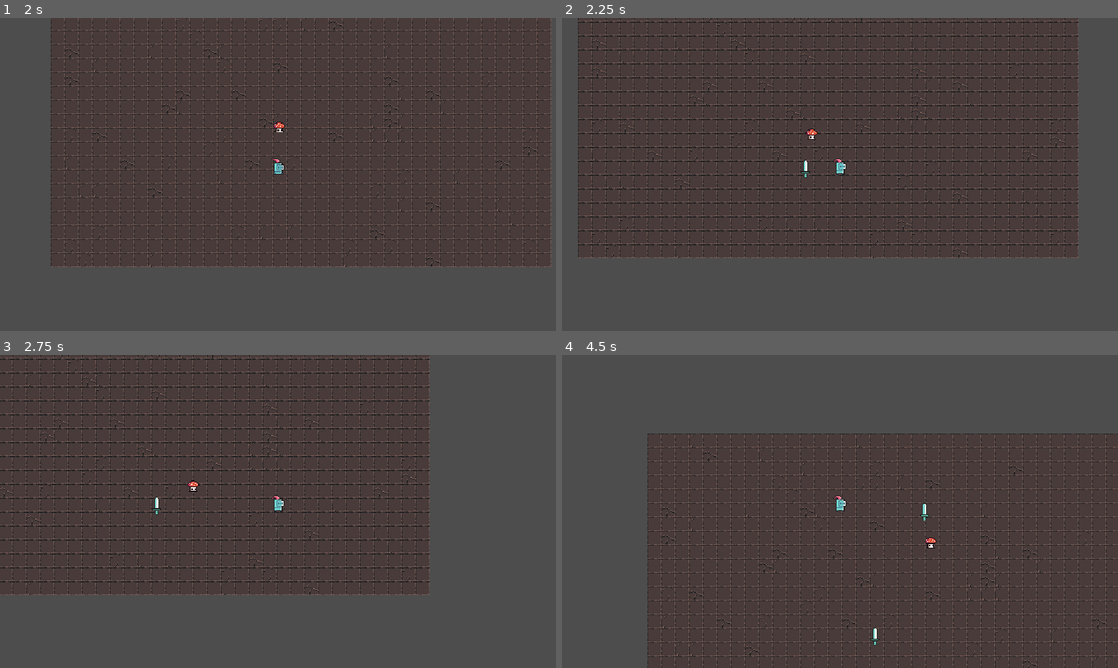
Above: before the commit, frames 1-4 (two rows, left to right).
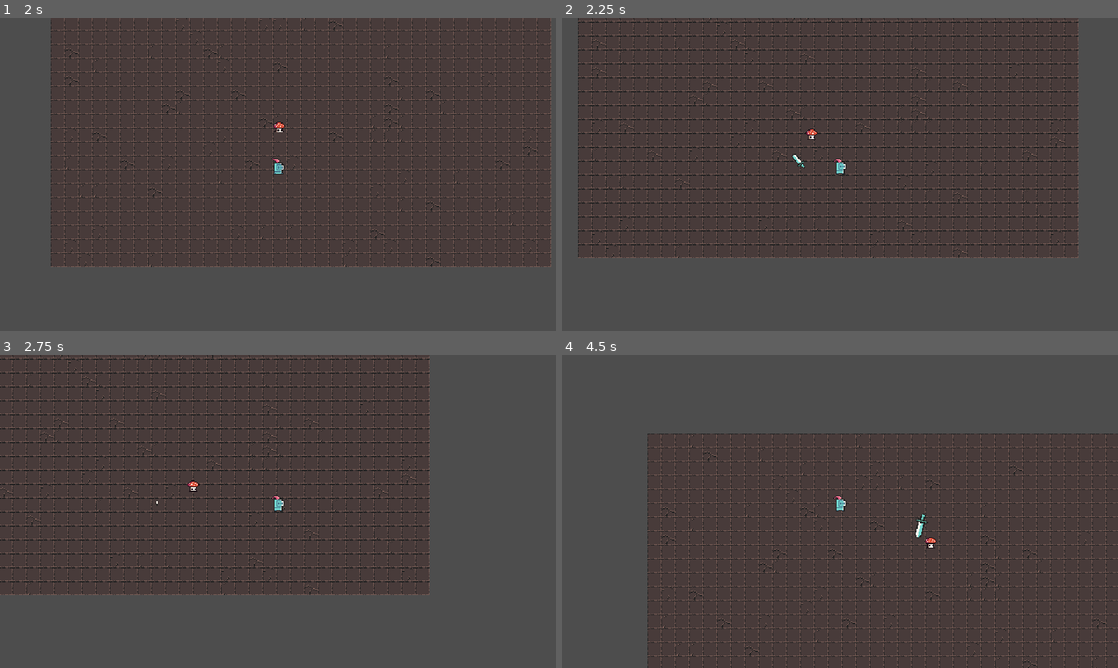
Above: after the commit, the same moments.

Repository: mikhailyoo/2DTopDown
Game: Godot game, scene res://scene/level/level.tscn
Same seed, same stepped clock (60 frames per second), same inputs: the game is played once before the commit and once after it.
Inputs:
- Up to frame 1 (2 s): hold D (move_right) 0.53-1.28 s; hold S (move_down) from 1.28 s (still down)
- Up to frame 2 (2.25 s): release S (move_down) at 2.03 s; hold D (move_right) from 2.03 s (still down)
- Up to frame 3 (2.75 s): keep holding D (move_right)
- Up to frame 4 (4.5 s): release D (move_right) at 2.78 s; hold W (move_up) 2.78-3.53 s; hold A (move_left) from 3.53 s (still down)

Frame 1 is identical in both runs. In frame 2, less than 0.1% of the frame differs, in the area x 41-45%, y 43-52%; in frame 3, less than 0.1%; in frame 4, 0.2%, in the area x 55-66%, y 47-93%.

Commit message:
lesson 6

Diff:
--- a/scene/abilities/attack_ability/attack_ability.tscn
+++ b/scene/abilities/attack_ability/attack_ability.tscn
@@ -1,8 +1,91 @@
-[gd_scene load_steps=2 format=3 uid="uid://dbb6jvirbr1te"]
+[gd_scene load_steps=5 format=3 uid="uid://dbb6jvirbr1te"]
 
 [ext_resource type="Texture2D" uid="uid://pxp18mpneqyc" path="res://scene/abilities/attack_ability/attack_ability.png" id="1_ksi6a"]
+
+[sub_resource type="Animation" id="Animation_sdhjs"]
+resource_name = "attack_animation"
+length = 0.75
+step = 0.05
+tracks/0/type = "value"
+tracks/0/imported = false
+tracks/0/enabled = true
+tracks/0/path = NodePath("Sprite2D:rotation")
+tracks/0/interp = 2
+tracks/0/loop_wrap = true
+tracks/0/keys = {
+"times": PackedFloat32Array(0, 0.25, 0.4, 0.75),
+"transitions": PackedFloat32Array(1, 0.466517, 1.86607, 1),
+"update": 0,
+"values": [0.0, -0.523599, 3.14159, 0.0]
+}
+tracks/1/type = "value"
+tracks/1/imported = false
+tracks/1/enabled = true
+tracks/1/path = NodePath("Sprite2D:scale")
+tracks/1/interp = 2
+tracks/1/loop_wrap = true
+tracks/1/keys = {
+"times": PackedFloat32Array(0, 0.1, 0.15, 0.4, 0.6, 0.75),
+"transitions": PackedFloat32Array(1, 1, 1, 1, 4.14106, 1),
+"update": 0,
+"values": [Vector2(0, 0), Vector2(1.25, 1.25), Vector2(1, 1), Vector2(1.5, 1.5), Vector2(1, 1), Vector2(0, 0)]
+}
+tracks/2/type = "method"
+tracks/2/imported = false
+tracks/2/enabled = true
+tracks/2/path = NodePath(".")
+tracks/2/interp = 1
+tracks/2/loop_wrap = true
+tracks/2/keys = {
+"times": PackedFloat32Array(0.75),
+"transitions": PackedFloat32Array(1),
+"values": [{
+"args": [],
+"method": &"queue_free"
+}]
+}
+
+[sub_resource type="Animation" id="Animation_cu0l4"]
+length = 0.001
+tracks/0/type = "value"
+tracks/0/imported = false
+tracks/0/enabled = true
+tracks/0/path = NodePath("Sprite2D:rotation")
+tracks/0/interp = 1
+tracks/0/loop_wrap = true
+tracks/0/keys = {
+"times": PackedFloat32Array(0),
+"transitions": PackedFloat32Array(1),
+"update": 0,
+"values": [0.0]
+}
+tracks/1/type = "value"
+tracks/1/imported = false
+tracks/1/enabled = true
+tracks/1/path = NodePath("Sprite2D:scale")
+tracks/1/interp = 1
+tracks/1/loop_wrap = true
+tracks/1/keys = {
+"times": PackedFloat32Array(0),
+"transitions": PackedFloat32Array(1),
+"update": 0,
+"values": [Vector2(1, 1)]
+}
+
+[sub_resource type="AnimationLibrary" id="AnimationLibrary_4xti6"]
+_data = {
+"RESET": SubResource("Animation_cu0l4"),
+"attack_animation": SubResource("Animation_sdhjs")
+}
 
 [node name="AttackAbility" type="Node2D"]
 
 [node name="Sprite2D" type="Sprite2D" parent="."]
 texture = ExtResource("1_ksi6a")
+offset = Vector2(0, -12)
+
+[node name="AnimationPlayer" type="AnimationPlayer" parent="."]
+libraries = {
+"": SubResource("AnimationLibrary_4xti6")
+}
+autoplay = "attack_animation"
